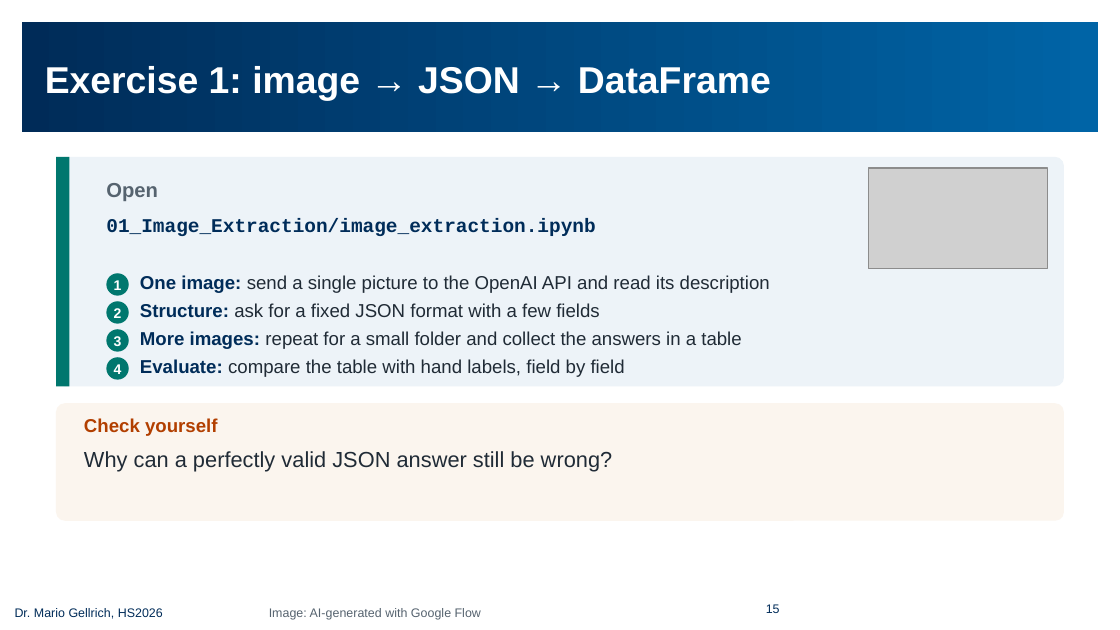
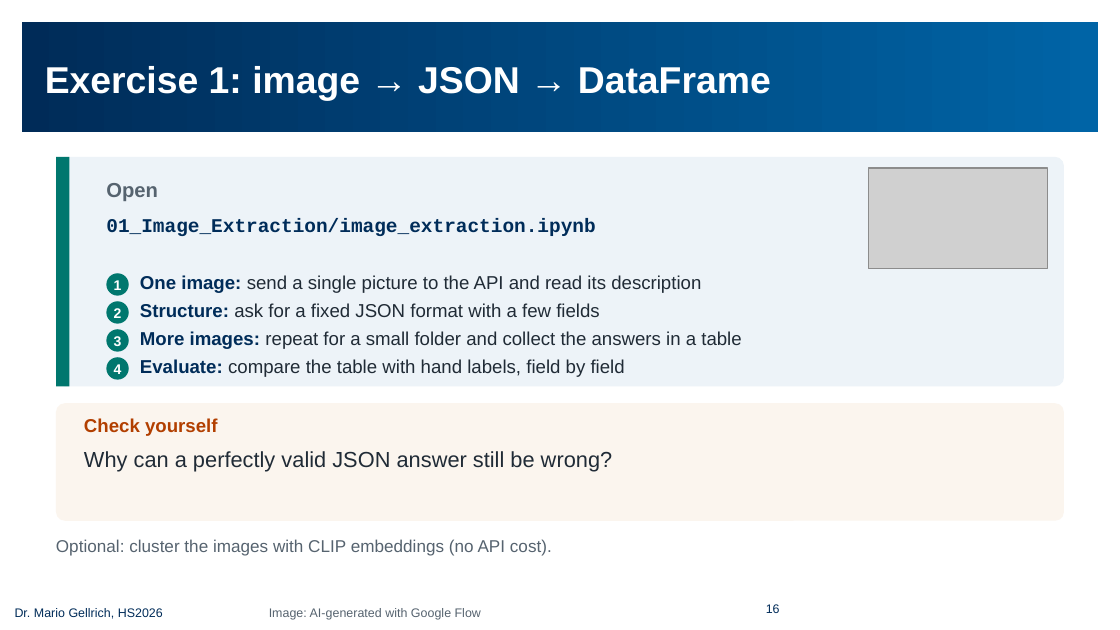
Before and after one commit to mario-gellrich-zhaw/multimodal_extraction_generation, a slide deck: slide 16 of slides/Slides_MSC_Data_Science_Week_13_EN_barrierefrei.pptx (slide 15 before the commit). Drawn at 1120x630 pixels with LibreOffice and Linux fonts; fonts in the diff are those of the drawing; grey boxes stand for pictures; background and template pictures are left out. Boxes give left, top, right and bottom in pixels: in the first picture for what was removed or moved away, otherwise in the second. Text is boxed around its words. In the diff, an @@ line names an element or a change of style, - is before the commit and + after.

```diff
--- a/slides/Slides_MSC_Data_Science_Week_13_EN_barrierefrei.pptx
+++ b/slides/Slides_MSC_Data_Science_Week_13_EN_barrierefrei.pptx
@@ text at [140,275,701,293]: text changed @@
-One image: send a single picture to the OpenAI API and read its description
+One image: send a single picture to the API and read its description
@@ text added at [56,539,552,556], 11 pt, text #56636F @@
+Optional: cluster the images with CLIP embeddings (no API cost).
```
Also in this commit, not shown: 56 other slides changed, 1 slide added, 11 other files.
